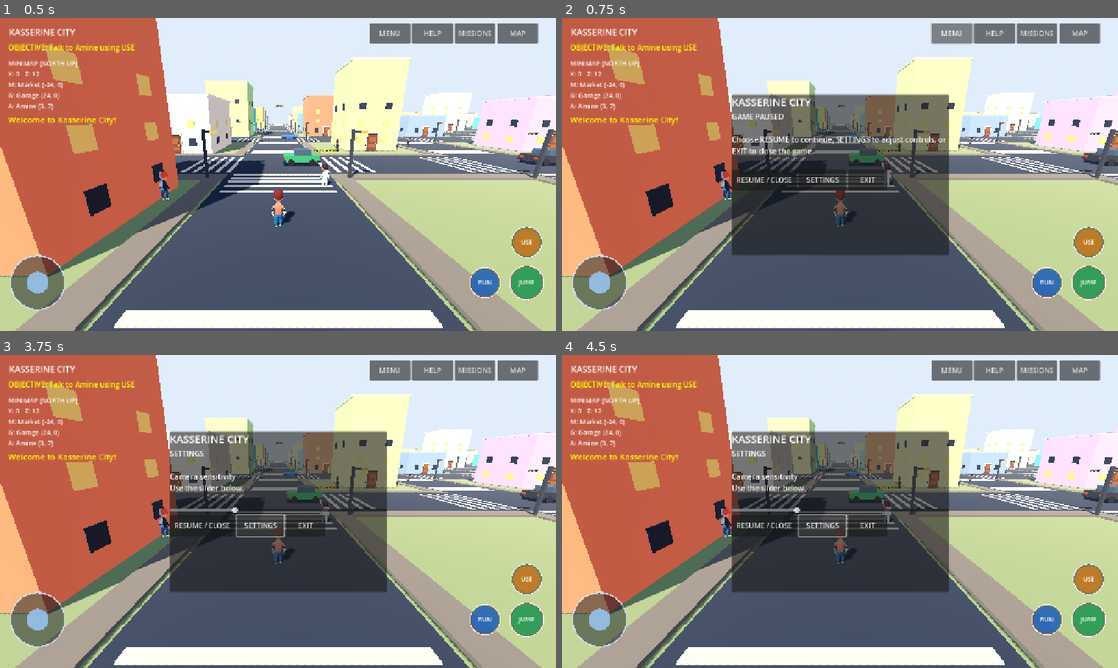
Above: before the commit, frames 1-4 (two rows, left to right).
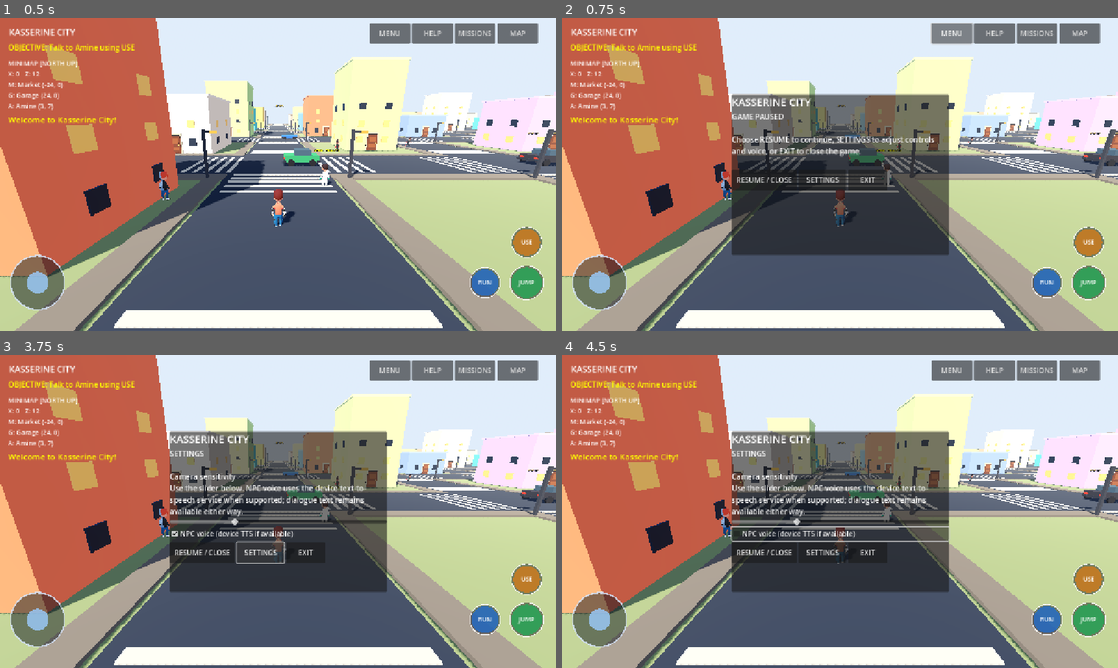
Above: after the commit, the same moments.

Repository: Gass-OS/Kasserine-City
Game: Godot game, scene res://main.tscn
Same seed, same stepped clock (60 frames per second), same inputs: the game is played once before the commit and once after it.
Inputs (mouse positions are in pixels of both pictures, inside the frame that each line leads up to):
- Up to frame 1 (0.5 s): no input
- Up to frame 2 (0.75 s): click "MENU" at 0.5 s
- Up to frame 3 (3.75 s): click "HELP" at 1.25 s; click "MISSIONS" at 2 s; click "MAP" at 2.75 s; click "SETTINGS" at 3.5 s
- Up to frame 4 (4.5 s): click (840, 533) at 4.25 s, where only the run after the commit has a clickable "NPC voice (device TTS if avai…"

Frame 1 is identical in both runs. In frame 2, 0.3% of the frame differs, in the area x 30-69%, y 38-45%; in frame 3, 2.4%; in frame 4, 2.6%, in the area x 30-70%, y 41-67%.
Error in both runs: Invalid assignment of property or key 'process_material' with value of type 'ParticleProcessMaterial' on a base object of type 'CPUParticles3D'. (res://scripts…

Commit message:
Restore optional NPC voices and city dialogue

Diff:
--- a/scripts/gameplay.gd
+++ b/scripts/gameplay.gd
@@ -12,7 +12,10 @@
 var chatter_time := 7.0
 var bubble_time := 0.0
 var speech_bubbles: Array[Label3D] = []
+var voice_enabled := true
+var stage20_city_voice_timer := 15.0
 var sensitivity_slider: HSlider
+var voice_toggle: CheckBox
 
 const TARGETS = [
     Vector3(3, 0, 7),
@@ -57,6 +60,7 @@
     _add_speech_bubbles()
     _update_objective()
     _notice("Welcome to Kasserine City!")
+    _speak("Welcome to Kasserine City.")
 
 func _create_interface():
     var layer = CanvasLayer.new()
@@ -125,6 +129,12 @@
     sensitivity_slider.visible = false
     column.add_child(sensitivity_slider)
 
+    voice_toggle = CheckBox.new()
+    voice_toggle.text = "NPC voice (device TTS if available)"
+    voice_toggle.button_pressed = voice_enabled
+    voice_toggle.toggled.connect(_set_voice_enabled)
+    voice_toggle.visible = false
+    column.add_child(voice_toggle)
 
     var actions = HBoxContainer.new()
     column.add_child(actions)
@@ -151,10 +161,11 @@
     panel.visible = true
     get_tree().paused = true
     sensitivity_slider.visible = title == "SETTINGS"
+    voice_toggle.visible = title == "SETTINGS"
 
     match title:
         "MENU":
-            info.text = "GAME PAUSED\n\nChoose RESUME to continue, SETTINGS to adjust controls, or EXIT to close the game."
+            info.text = "GAME PAUSED\n\nChoose RESUME to continue, SETTINGS to adjust controls and voice, or EXIT to close the game."
         "HELP":
             info.text = "CONTROLS\n\nLeft joystick: move\nDrag the right side: look around\nRUN: sprint    JUMP: jump\nUSE: talk to a nearby citizen\n\nThe camera should now stay steady when your character turns."
         "MISSIONS":
@@ -162,7 +173,7 @@
         "MAP":
             info.text = "DISTRICT MAP — NORTH UP\n\nMARKET (-24, 0)  ←  SQUARE  →  GARAGE (24, 0)\n\nSTART / AMINE: (3, 7)\n\nYour position: X %.1f, Z %.1f" % [player.global_position.x, player.global_position.z]
         "SETTINGS":
-            info.text = "SETTINGS\n\nCamera sensitivity\nUse the slider below."
+            info.text = "SETTINGS\n\nCamera sensitivity\nUse the slider below. NPC voice uses the device text-to-speech service when supported; dialogue text remains available either way."
 
 func _resume_game():
     panel.visible = false
@@ -174,6 +185,9 @@
 
 func _set_sensitivity(value: float):
     player.look_sensitivity = value
+
+func _set_voice_enabled(enabled: bool):
+    voice_enabled = enabled
 
 func _task_text() -> String:
     if mission >= TASKS.size():
@@ -186,6 +200,14 @@
 func _notice(message: String):
     notice.text = message
     notice_time = 4.0
+
+func _speak(message: String):
+    if not voice_enabled:
+        return
+    var voices = DisplayServer.tts_get_voices()
+    if voices.size() > 0:
+        var voice_id = str(voices[0].get("id", ""))
+        DisplayServer.tts_speak(message, voice_id, 1.0, 1.0, 1.0, 1, true)
 
 func _add_speech_bubbles():
     if not world.has_method("_create_people"):
@@ -213,16 +235,19 @@
         mission += 1
         _update_objective()
         _notice("Amine: " + ("Aslema! Let's explore the city." if mission == 1 else "Bravo! Mission complete."))
+        _speak("Aslema! Welcome to Kasserine. Mission updated.")
         return
 
     if nearest != null and nearest_distance < 4.5:
         var line = CITIZEN_LINES[randi() % CITIZEN_LINES.size()]
         _notice("Citizen: " + line)
+        _speak(line)
         return
 
     _notice("Move closer to Amine or another citizen and press USE.")
 
 func _process(delta):
+    _stage20_update_city_voice(delta)
     if notice_time > 0.0:
         notice_time -= delta
         if notice_time <= 0.0:
@@ -252,3 +277,17 @@
         if bubble_time <= 0.0:
             for bubble in speech_bubbles:
                 bubble.visible = false
+
+
+func _stage20_update_city_voice(delta: float):
+    if not voice_enabled:
+        return
+    stage20_city_voice_timer -= delta
+    if stage20_city_voice_timer > 0.0:
+        return
+    for bubble in speech_bubbles:
+        if is_instance_valid(bubble) and bubble.visible and not bubble.text.is_empty():
+            _speak(bubble.text)
+            stage20_city_voice_timer = randf_range(18.0, 25.0)
+            return
+    stage20_city_voice_timer = 4.0
